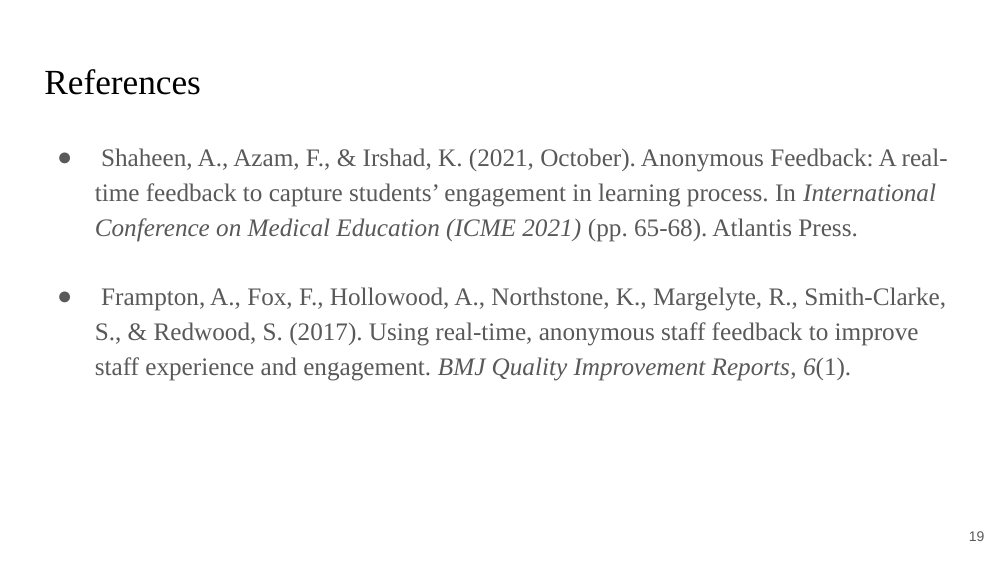
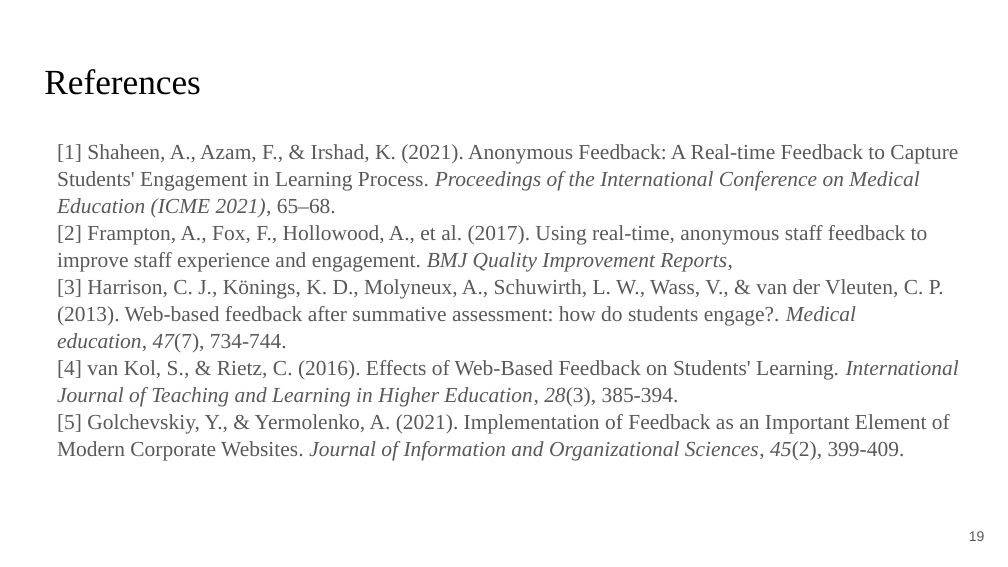
Before and after one commit to Lumineskz/AnonymousFeedbackWall, a slide deck: slide 19 of ReportsAndPresentations/Midterm Defense.pptx. Drawn at 1008x567 pixels with LibreOffice and Linux fonts; fonts in the diff are those of the drawing. Boxes give left, top, right and bottom in pixels: in the first picture for what was removed or moved away, otherwise in the second. Text is boxed around its words. In the diff, an @@ line names an element or a change of style, - is before the commit and + after.

Commit message:
Changed slides references

```diff
--- a/ReportsAndPresentations/Midterm Defense.pptx
+++ b/ReportsAndPresentations/Midterm Defense.pptx
@@ text at (57, 144, 959, 461): text changed; size 18 to 15.3 pt @@
-● Shaheen, A., Azam, F., & Irshad, K. (2021, October). Anonymous Feedback: A real-time feedback to capture students’ engagement in learning process. In International Conference on Medical Education (ICME 2021) (pp. 65-68). Atlantis Press.
-● Frampton, A., Fox, F., Hollowood, A., Northstone, K., Margelyte, R., Smith-Clarke, S., & Redwood, S. (2017). Using real-time, anonymous staff feedback to improve staff experience and engagement. BMJ Quality Improvement Reports, 6(1).
+[1] Shaheen, A., Azam, F., & Irshad, K. (2021). Anonymous Feedback: A Real-time Feedback to Capture Students' Engagement in Learning Process. Proceedings of the International Conference on Medical Education (ICME 2021), 65–68.
+[2] Frampton, A., Fox, F., Hollowood, A., et al. (2017). Using real-time, anonymous staff feedback to improve staff experience and engagement. BMJ Quality Improvement Reports,
+[3] Harrison, C. J., Könings, K. D., Molyneux, A., Schuwirth, L. W., Wass, V., & van der Vleuten, C. P. (2013). Web‐based feedback after summative assessment: how do students engage?. Medical education, 47(7), 734-744.
+[4] van Kol, S., & Rietz, C. (2016). Effects of Web-Based Feedback on Students' Learning. International Journal of Teaching and Learning in Higher Education, 28(3), 385-394.
+[5] Golchevskiy, Y., & Yermolenko, A. (2021). Implementation of Feedback as an Important Element of Modern Corporate Websites. Journal of Information and Organizational Sciences, 45(2), 399-409.
```
